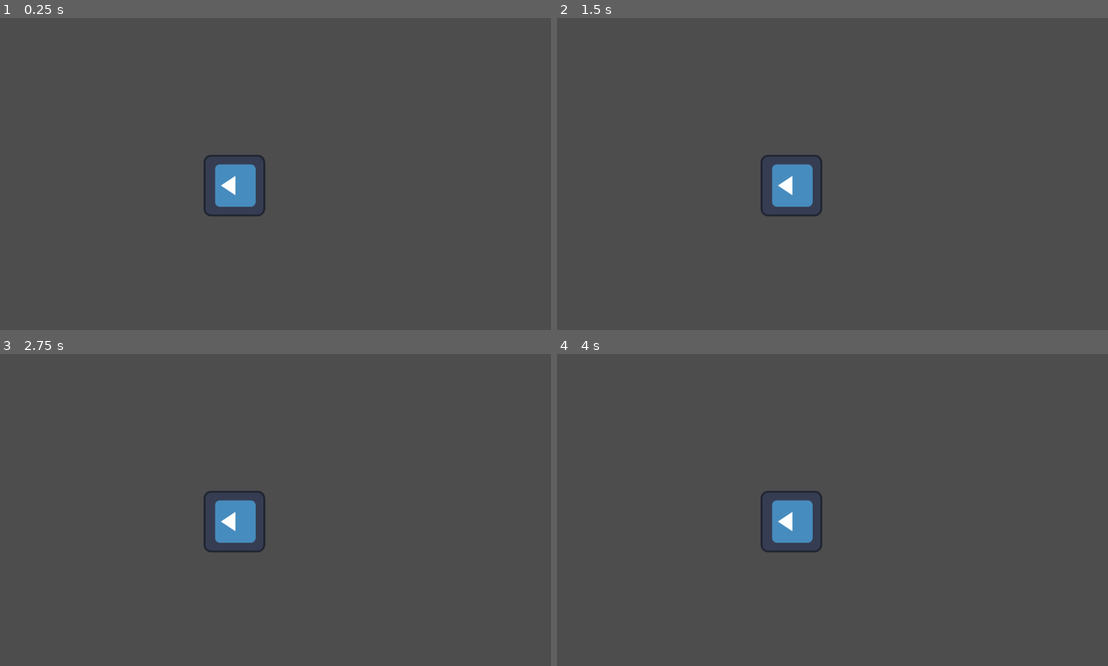
Above: before the commit, frames 1-4 (two rows, left to right).
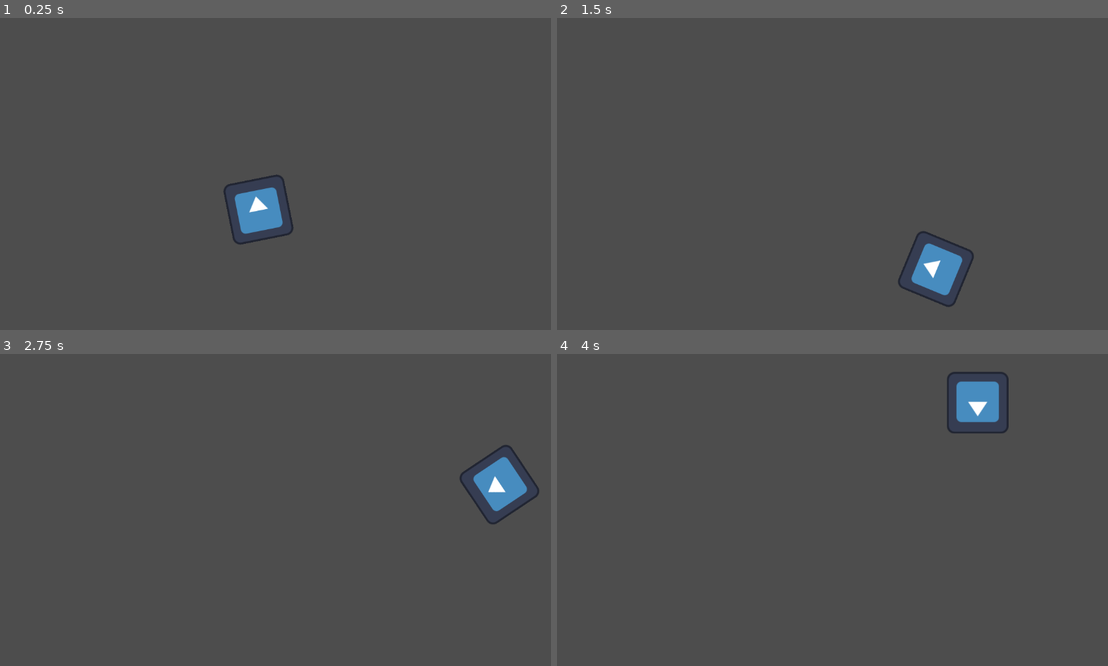
Above: after the commit, the same moments.

Repository: g-whittington/intro-godot-games
Game: Godot game, scene res://coding/coding_2.tscn
The game is run twice, just before and just after one commit, with the same random seed, the same clock (stepped at 60 frames per second) and the same inputs. This scene is started directly instead of the project's main scene. The engine's default icon, where the game draws it, is replaced by a stand-in: a white triangle on a blue panel in a dark square.
Inputs:
- Up to frame 1 (0.25 s): no input
- Up to frame 2 (1.5 s): no input
- Up to frame 3 (2.75 s): no input
- Up to frame 4 (4 s): no input

The runs differ from the first frame. In frame 1, 2.1% of the frame differs, in the area x 36-54%, y 43-73%; in frame 2, 2.6%; in frame 3, 2.6%, in the area x 36-98%, y 29-64%; in frame 4, 2.6%.

Commit message:
Made a bouncing godot logo

Diff:
--- a/godot-basics/coding/coding_2.gd
+++ b/godot-basics/coding/coding_2.gd
@@ -1,8 +1,30 @@
 extends Node2D
 
+@export var move_speed := Vector2(200.0, 200.0)
+
+@onready var sprite_2d: Sprite2D = $Sprite2D
+
+var sprite_size := Vector2.ZERO
+
+# called once upon Node loading into a scene
 func _ready() -> void:
 	# can edit properties in script
-	$Sprite2D.rotation = -PI/4
+	sprite_2d.rotation = -PI/4
 
 	# can also call object methods from script
-	$Sprite2D.rotate(-PI/4)
+	sprite_2d.rotate(PI/4)
+
+	sprite_size = sprite_2d.texture.get_size() / 2
+
+
+# called every frame
+func _process(delta: float) -> void:
+	sprite_2d.rotate(-PI/4 * delta)
+
+	var viewport := get_viewport_rect().size
+
+	sprite_2d.position += move_speed * delta
+	if sprite_2d.position.x < sprite_size.x or sprite_2d.position.x > viewport.x - sprite_size.x:
+		move_speed.x = -move_speed.x
+	if sprite_2d.position.y < sprite_size.y or sprite_2d.position.y > viewport.y - sprite_size.y:
+		move_speed.y = -move_speed.y
--- a/godot-basics/level.gd
+++ b/godot-basics/level.gd
@@ -1,8 +1,10 @@
 extends Node2D
 
 var i := 1
+var j := 0
 
 func _process(_delta: float) -> void:
-	while true:
+	while j < 1000:
 		i = i * i + 1 if i > 0 else 1
 		print(i)
+		j += 1
